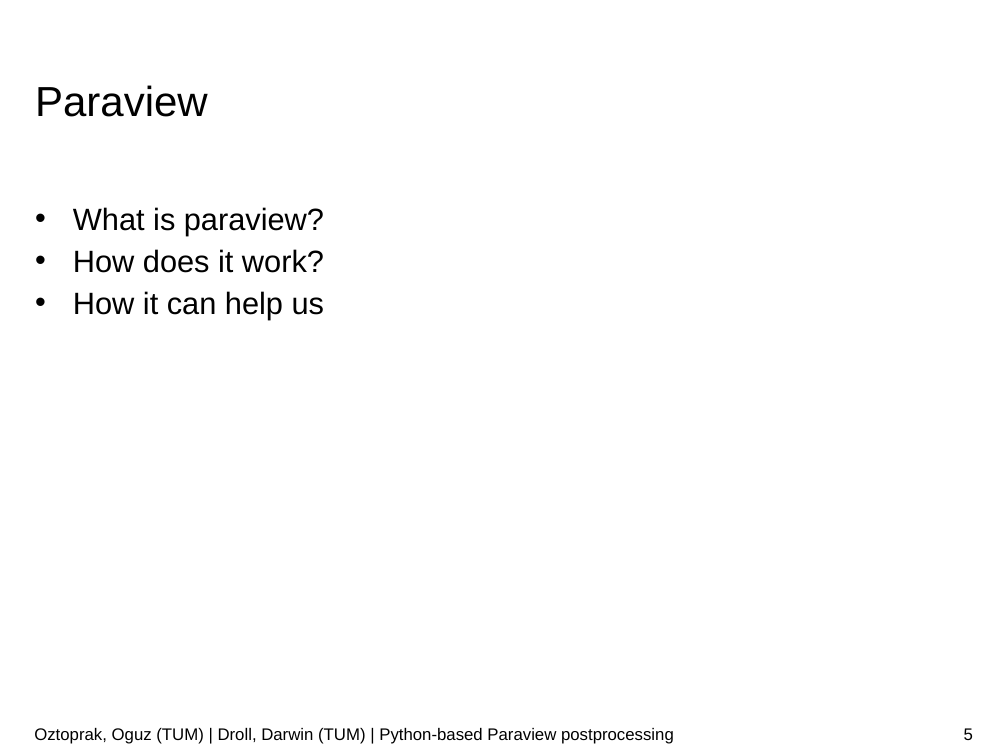
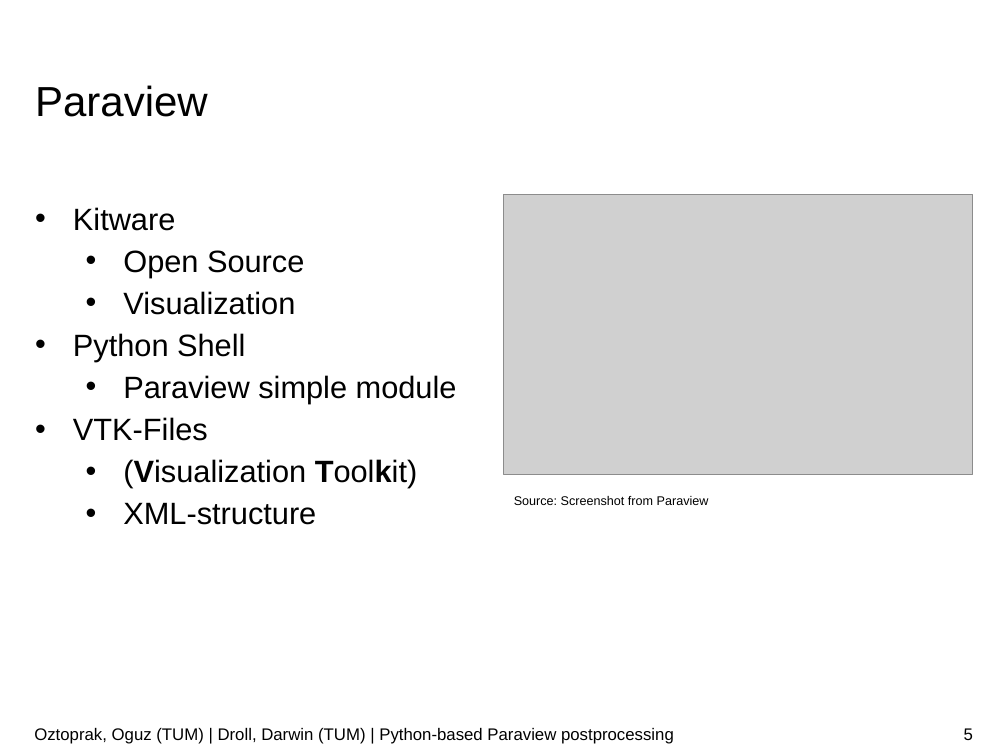
Before and after one commit to JusticeBoi/Paraview-PostProcessing-SoftwareLab, a slide deck: slide 5 of Paraview-postprocessor.pptx. Drawn at 1008x756 pixels with LibreOffice and Linux fonts; fonts in the diff are those of the drawing; grey boxes stand for pictures; background and template pictures are left out. Boxes give left, top, right and bottom in pixels: in the first picture for what was removed or moved away, otherwise in the second. Text is boxed around its words. In the diff, an @@ line names an element or a change of style, - is before the commit and + after.

```diff
--- a/Paraview-postprocessor.pptx
+++ b/Paraview-postprocessor.pptx
@@ text at <box>73,207,457,525</box>: text changed @@
-• What is paraview?
-• How does it work?
-• How it can help us
+• Kitware
+  • Open Source
+  • Visualization
+• Python Shell
+  • Paraview simple module
+• VTK-Files
+  • (Visualization Toolkit)
+  • XML-structure
@@ picture added at <box>504,195,973,475</box> @@
@@ text added at <box>514,496,709,505</box>, 9 pt, text #000000 @@
+Source: Screenshot from Paraview
```
Also in this commit, not shown: 4 other slides changed.
